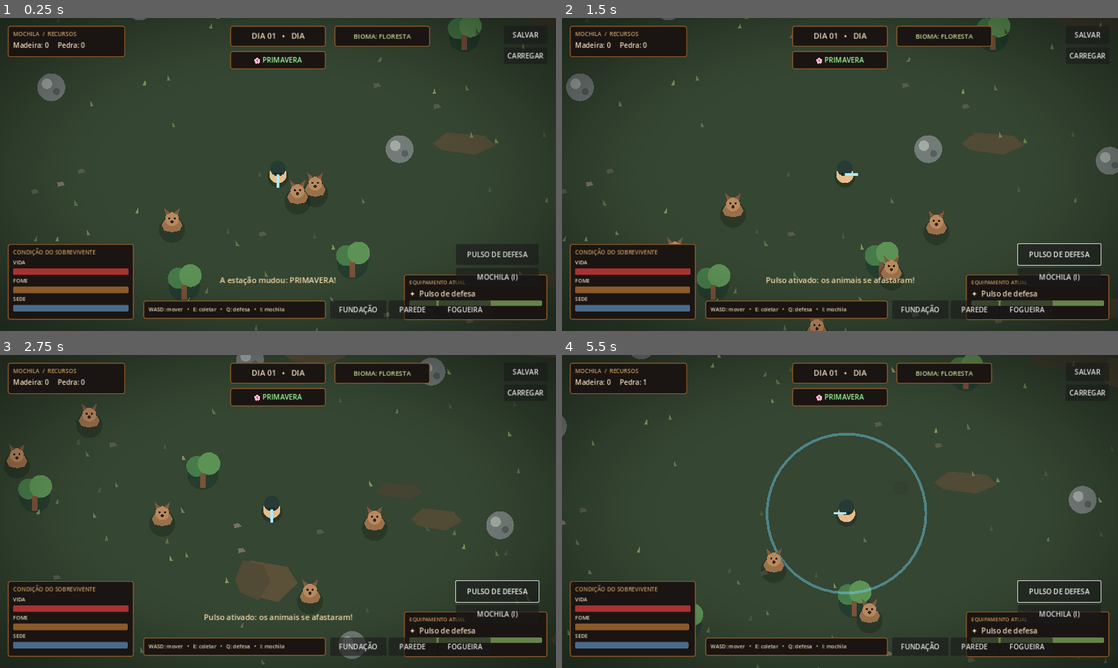
Above: before the commit, frames 1-4 (two rows, left to right).
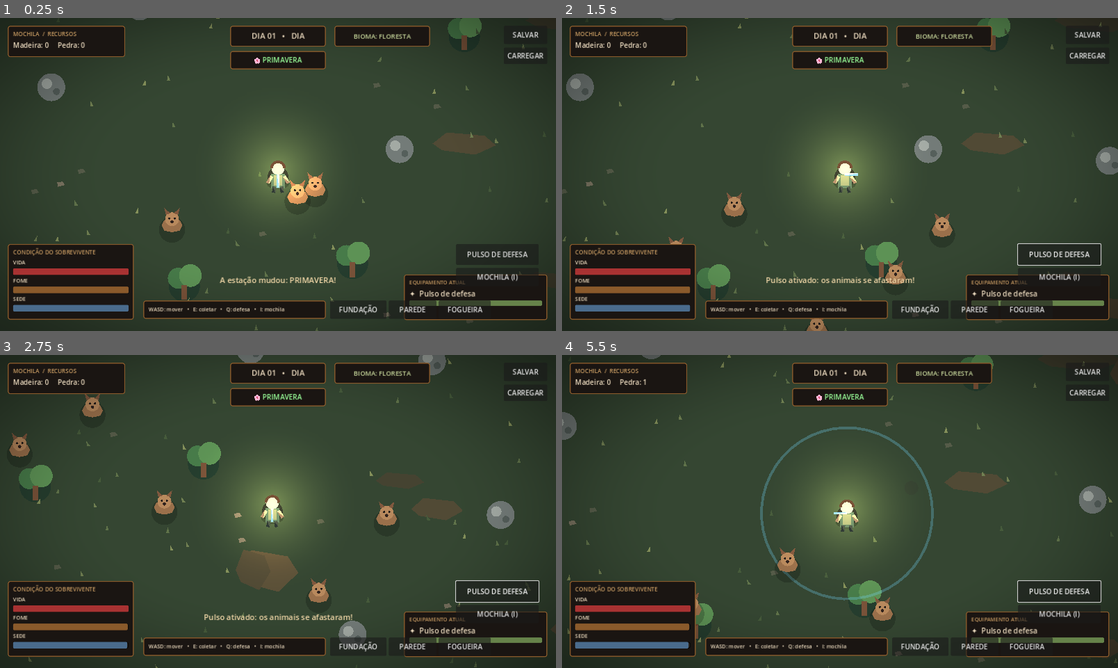
Above: after the commit, the same moments.

Repository: vanessaarcelino13-blip/Jogo-sobreviv-ncia-
Game: Godot game, scene res://scenes/main.tscn
Same seed, same stepped clock (60 frames per second), same inputs: the game is played once before the commit and once after it.
Inputs (mouse positions are in pixels of both pictures, inside the frame that each line leads up to):
- Up to frame 1 (0.25 s): no input
- Up to frame 2 (1.5 s): click "PULSO DE DEFESA" at 0.5 s; tap Enter at 1.25 s; move the mouse to (962, 158) at 1.27 s; hold D (move_right) from 1.28 s (still down); hold Q (defend) from 1.28 s (still down); click (962, 158) at 1.42 s
- Up to frame 3 (2.75 s): move the mouse to (166, 527) at 2.02 s; release D (move_right) at 2.03 s; release Q (defend) at 2.03 s; hold S (move_down) from 2.03 s (still down); tap Q (defend) at 2.1 s
- Up to frame 4 (5.5 s): move the mouse to (895, 442) at 2.77 s; release S (move_down) at 2.78 s; hold D (move_right) 2.78-3.53 s; hold E (interact) 2.78-3.53 s; tap Q (defend) at 3.05, 3.6, 5.3 s; move the mouse to (812, 574) at 3.52 s; hold W (move_up) 3.53-4.28 s; click (812, 574) at 3.67 s; move the mouse to (1006, 558) at 4.27 s; hold Q (defend) 4.28-5.03 s; hold A (move_left) from 4.28 s (still down); move the mouse to (673, 464) at 5.02 s; tap E (interact) at 5.1 s

The runs differ from the first frame. In frame 1, 2.6% of the frame differs, in the area x 43-59%, y 36-61%; in frame 2, 3.0%; in frame 3, 7.3%, in the area x 1-94%, y 0-100%; in frame 4, 6.5%.

Commit message:
Adicionar lanterna dinâmica e melhorar silhueta do personagem

Diff:
--- a/scripts/player.gd
+++ b/scripts/player.gd
@@ -3,15 +3,41 @@
 @export var speed: float = 220.0
 @export var pulse_radius: float = 112.0
 @export var pulse_cooldown: float = 1.4
+@export var flashlight_energy: float = 1.35
+@export var flashlight_distance: float = 430.0
+
 var facing: Vector2 = Vector2.DOWN
 var pulse_timer := 0.0
 var pulse_visual := 0.0
+var flashlight: PointLight2D
 
 func _ready() -> void:
     add_to_group("player")
     z_index = 5
     motion_mode = CharacterBody2D.MOTION_MODE_FLOATING
+    _create_flashlight()
     queue_redraw()
+
+func _create_flashlight() -> void:
+    flashlight = PointLight2D.new()
+    flashlight.name = "Lanterna"
+    flashlight.color = Color(1.0, 0.82, 0.55, 1.0)
+    flashlight.energy = flashlight_energy
+    flashlight.texture = _make_light_texture()
+    flashlight.texture_scale = flashlight_distance / 256.0
+    flashlight.shadow_enabled = false
+    flashlight.blend_mode = Light2D.BLEND_MODE_ADD
+    flashlight.position = Vector2(0, -5)
+    add_child(flashlight)
+
+func _make_light_texture() -> Texture2D:
+    var image := Image.create(128, 128, false, Image.FORMAT_RGBA8)
+    for y in range(128):
+        for x in range(128):
+            var distance := Vector2(x - 63.5, y - 63.5).length() / 63.5
+            var alpha := pow(maxf(0.0, 1.0 - distance), 2.2)
+            image.set_pixel(x, y, Color(1.0, 1.0, 1.0, alpha))
+    return ImageTexture.create_from_image(image)
 
 func _physics_process(delta: float) -> void:
     pulse_timer = maxf(0.0, pulse_timer - delta)
@@ -24,6 +50,8 @@
         weather_factor = 0.9
     velocity = direction * speed * weather_factor
     move_and_slide()
+    if is_instance_valid(flashlight):
+        flashlight.rotation = facing.angle() + PI / 2.0
     queue_redraw()
 
 func _unhandled_input(event: InputEvent) -> void:
@@ -37,7 +65,6 @@
         return
     pulse_timer = pulse_cooldown
     pulse_visual = 0.28
-    GameManager.hit_stop(0.04)
     var camera := get_node_or_null("Camera2D")
     if camera and camera.has_method("shake"):
         camera.shake(0.16, 3.0)
@@ -64,9 +91,20 @@
     if pulse_visual > 0.0:
         var alpha := pulse_visual / 0.28
         draw_arc(Vector2.ZERO, pulse_radius * (1.0 - alpha * 0.35), 0.0, TAU, 48, Color(0.45, 0.85, 1.0, alpha * 0.8), 3.0)
-    draw_circle(Vector2(0, 3), 12, Color(0, 0, 0, 0.22))
-    draw_circle(Vector2.ZERO, 10, Color("e8bd8c"))
-    draw_circle(Vector2(0, -7), 9, Color("263b35"))
-    draw_circle(Vector2(-3, -1), 1.3, Color("17221f"))
-    draw_circle(Vector2(3, -1), 1.3, Color("17221f"))
-    draw_line(Vector2.ZERO, facing * 15.0, Color("a9eaff"), 2.5)
+    draw_ellipse_shadow()
+    # Silhueta top-down com cabeça, tronco, braços e mochila.
+    draw_circle(Vector2(0, 3), 12, Color("#20251f"))
+    draw_rect(Rect2(-8, -1, 16, 17), Color("#40584a"))
+    draw_rect(Rect2(-5, 1, 10, 12), Color("#68745a"))
+    draw_line(Vector2(-7, 2), Vector2(-12, 10), Color("#c49a72"), 4.0)
+    draw_line(Vector2(7, 2), Vector2(12, 10), Color("#c49a72"), 4.0)
+    draw_line(Vector2(-4, 14), Vector2(-5, 21), Color("#303a35"), 4.0)
+    draw_line(Vector2(4, 14), Vector2(5, 21), Color("#303a35"), 4.0)
+    draw_circle(Vector2(0, -7), 7.5, Color("#d9ad83"))
+    draw_arc(Vector2(0, -7), 7.5, PI, TAU, 16, Color("#3a2b22"), 3.0)
+    draw_line(Vector2.ZERO, facing * 15.0, Color("#a9eaff"), 2.5)
+
+func draw_ellipse_shadow() -> void:
+    draw_set_transform(Vector2(0, 10), 0.0, Vector2(1.0, 0.55))
+    draw_circle(Vector2.ZERO, 13, Color(0, 0, 0, 0.22))
+    draw_set_transform(Vector2.ZERO, 0.0, Vector2.ONE)
